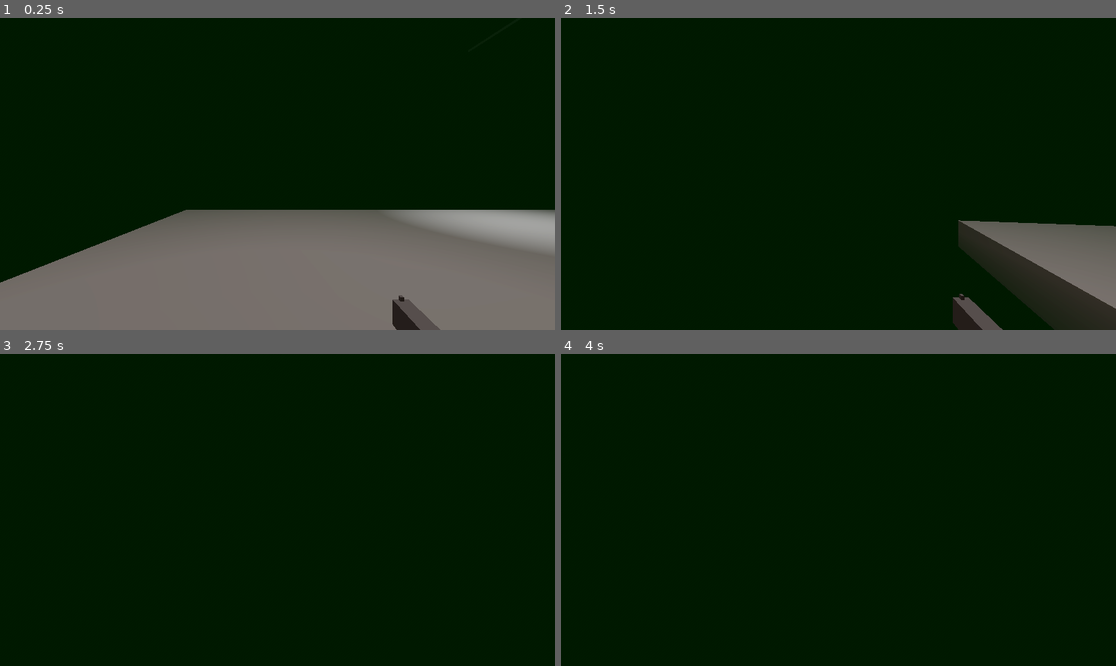
Above: before the commit, frames 1-4 (two rows, left to right).
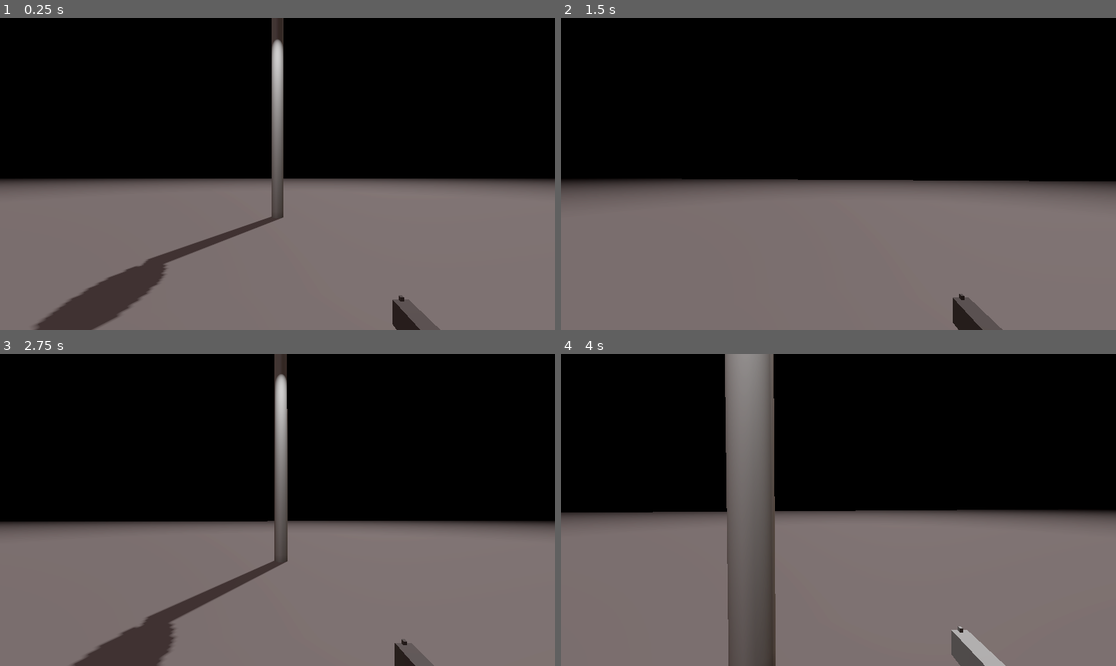
Above: after the commit, the same moments.

Repository: PixelizedGames/XZ-Rougue
Game: Godot game, scene res://level/tester.tscn
Two runs of this game, one before a commit and one after it. Both use one fixed random seed, a clock stepped at 60 frames per second and the inputs below.
Inputs (mouse positions are in pixels of both pictures, inside the frame that each line leads up to):
- Up to frame 1 (0.25 s): no input
- Up to frame 2 (1.5 s): move the mouse to (866, 174) at 0.52 s; hold A (a) 0.53-1.28 s; tap Space (jump) at 0.77 s; tap Ctrl (ctrl) at 0.8, 1.35 s; move the mouse to (810, 174) at 1.27 s
- Up to frame 3 (2.75 s): tap Space (jump) at 1.52 s; tap D (d) at 1.55 s; move the mouse to (288, 503) at 2.02 s; hold D (d) from 2.03 s (still down); tap S (s) at 2.3 s
- Up to frame 4 (4 s): move the mouse to (832, 516) at 2.77 s; release D (d) at 2.78 s; tap S (s) at 2.85 s; tap Space (jump) at 3.02, 3.77 s; tap W (w) at 3.05 s; move the mouse to (877, 513) at 3.52 s; hold W (w) from 3.53 s (still down); tap A (a) at 3.8 s

The runs differ from the first frame. In frame 1, 53% of the frame differs, in the area x 0-100%, y 0-100%; in frame 2, 78%; in frame 3, 81%; in frame 4, 83%.

Commit message:
lights

Diff:
--- a/level/tester.tscn
+++ b/level/tester.tscn
@@ -1,9 +1,11 @@
-[gd_scene load_steps=8 format=3 uid="uid://dt7kk78mdocxd"]
+[gd_scene load_steps=10 format=3 uid="uid://dt7kk78mdocxd"]
 
 [ext_resource type="Script" uid="uid://hsx2yw6ff17e" path="res://scripts/tester.gd" id="1_28obw"]
 [ext_resource type="PackedScene" uid="uid://cqljr0cnb8ux5" path="res://players/character_body_3d.tscn" id="1_du0rs"]
 [ext_resource type="PackedScene" uid="uid://baornnwev54qh" path="res://objects/box.tscn" id="2_1qem2"]
 [ext_resource type="PackedScene" uid="uid://dc6sj7fcr1yk6" path="res://objects/light.tscn" id="4_l4f2d"]
+[ext_resource type="PackedScene" uid="uid://cfn53jv4bc7ux" path="res://objects/light_pole.tscn" id="5_28obw"]
+[ext_resource type="PackedScene" uid="uid://ca5yvpl8qril5" path="res://players/enemy_guard.tscn" id="6_iy08k"]
 
 [sub_resource type="ProceduralSkyMaterial" id="ProceduralSkyMaterial_1qem2"]
 sky_top_color = Color(0.345475, 0.292224, 0.293744, 1)
@@ -20,12 +22,15 @@
 tonemap_mode = 2
 glow_enabled = true
 fog_enabled = true
-fog_light_color = Color(0.0479696, 0.245478, 0.0818514, 1)
+fog_light_color = Color(0, 0, 0, 1)
 fog_light_energy = 0.2
-fog_density = 0.1
+fog_density = 0.02
 fog_height = 1.0
 fog_height_density = 1.0
 volumetric_fog_enabled = true
+volumetric_fog_albedo = Color(0.051971, 0.051971, 0.051971, 1)
+volumetric_fog_emission = Color(0.277528, 0.277528, 0.277528, 1)
+volumetric_fog_detail_spread = 2.07053
 
 [node name="Tester" type="Node3D"]
 script = ExtResource("1_28obw")
@@ -42,7 +47,7 @@
 transform = Transform3D(1, 0, 0, 0, 1, 0, 0, 0, 1, 0, 1.94588, 0)
 
 [node name="box" parent="." instance=ExtResource("2_1qem2")]
-transform = Transform3D(77.4581, 0, 0, 0, 1, 0, 0, 0, 19.6548, 34.2736, 0, 0)
+transform = Transform3D(1391.55, 0, 0, 0, 1.16188, 0, 0, 0, 159.51, 81.0208, 0, 0)
 
 [node name="Timer" type="Timer" parent="."]
 wait_time = 5.0
@@ -50,29 +55,111 @@
 [node name="Timer2" type="Timer" parent="."]
 wait_time = 0.1
 
-[node name="light" parent="." instance=ExtResource("4_l4f2d")]
-transform = Transform3D(0.454686, 0, 0, 0, 0.106505, 0, 0, 0, 4.16351, 9.52696, 8.22417, -7.81639)
+[node name="box2" parent="." instance=ExtResource("2_1qem2")]
+transform = Transform3D(96.0781, 0, 0, 0, 0.677538, 0, 0, 0, 19.6548, 102.723, 9.49948, 0)
 
-[node name="light2" parent="." instance=ExtResource("4_l4f2d")]
-transform = Transform3D(0.454686, 0, 0, 0, 0.106505, 0, 0, 0, 4.16351, 18.5705, 8.22417, -7.81639)
+[node name="box3" parent="." instance=ExtResource("2_1qem2")]
+transform = Transform3D(99.5698, 0, 0, 0, 11.8055, 0, 0, 0, 0.951591, 104.168, 4.13123, -8.89685)
 
-[node name="light3" parent="." instance=ExtResource("4_l4f2d")]
-transform = Transform3D(0.454686, 0, 0, 0, 0.106505, 0, 0, 0, 4.16351, 9.52696, 8.22417, 7.66602)
+[node name="box4" parent="." instance=ExtResource("2_1qem2")]
+transform = Transform3D(99.5698, 0, 0, 0, 11.8055, 0, 0, 0, 0.951591, 104.168, 4.13123, 9.91491)
 
-[node name="light4" parent="." instance=ExtResource("4_l4f2d")]
-transform = Transform3D(0.454686, 0, 0, 0, 0.106505, 0, 0, 0, 4.16351, 18.5705, 8.22417, 7.66602)
+[node name="box5" parent="." instance=ExtResource("2_1qem2")]
+transform = Transform3D(1.69566, 0, 0, 0, 11.8055, 0, 0, 0, 20.8337, 153.759, 4.13123, 0.117405)
 
-[node name="light5" parent="." instance=ExtResource("4_l4f2d")]
-transform = Transform3D(0.454686, 0, 0, 0, 0.106505, 0, 0, 0, 4.16351, 31.534, 8.22417, -7.81639)
+[node name="lights" type="Node3D" parent="."]
 
-[node name="light6" parent="." instance=ExtResource("4_l4f2d")]
-transform = Transform3D(0.454686, 0, 0, 0, 0.106505, 0, 0, 0, 4.16351, 40.5775, 8.22417, -7.81639)
+[node name="light" parent="lights" instance=ExtResource("4_l4f2d")]
+transform = Transform3D(0.454686, 0, 0, 0, 0.106505, 0, 0, 0, 4.16351, 149.17, 8.9896, -5.95297)
+skeleton = NodePath("../..")
 
-[node name="light7" parent="." instance=ExtResource("4_l4f2d")]
-transform = Transform3D(0.454686, 0, 0, 0, 0.106505, 0, 0, 0, 4.16351, 31.534, 8.22417, 7.66602)
+[node name="light2" parent="lights" instance=ExtResource("4_l4f2d")]
+transform = Transform3D(0.454686, 0, 0, 0, 0.106505, 0, 0, 0, 4.16351, 149.17, 8.9896, 6.98997)
+skeleton = NodePath("../..")
 
-[node name="light8" parent="." instance=ExtResource("4_l4f2d")]
-transform = Transform3D(0.454686, 0, 0, 0, 0.106505, 0, 0, 0, 4.16351, 40.5775, 8.22417, 7.66602)
+[node name="light3" parent="lights" instance=ExtResource("4_l4f2d")]
+transform = Transform3D(0.454686, 0, 0, 0, 0.106505, 0, 0, 0, 4.16351, 131.442, 8.9896, -5.95297)
+skeleton = NodePath("../..")
+
+[node name="light4" parent="lights" instance=ExtResource("4_l4f2d")]
+transform = Transform3D(0.454686, 0, 0, 0, 0.106505, 0, 0, 0, 4.16351, 131.442, 8.9896, 6.98997)
+skeleton = NodePath("../..")
+
+[node name="light5" parent="lights" instance=ExtResource("4_l4f2d")]
+transform = Transform3D(0.454686, 0, 0, 0, 0.106505, 0, 0, 0, 4.16351, 115.997, 8.9896, -5.95297)
+skeleton = NodePath("../..")
+
+[node name="light6" parent="lights" instance=ExtResource("4_l4f2d")]
+transform = Transform3D(0.454686, 0, 0, 0, 0.106505, 0, 0, 0, 4.16351, 115.997, 8.9896, 6.98997)
+skeleton = NodePath("../..")
+
+[node name="light7" parent="lights" instance=ExtResource("4_l4f2d")]
+transform = Transform3D(0.454686, 0, 0, 0, 0.106505, 0, 0, 0, 4.16351, 98.2691, 8.9896, -5.95297)
+skeleton = NodePath("../..")
+
+[node name="light8" parent="lights" instance=ExtResource("4_l4f2d")]
+transform = Transform3D(0.454686, 0, 0, 0, 0.106505, 0, 0, 0, 4.16351, 98.2691, 8.9896, 6.98997)
+skeleton = NodePath("../..")
+
+[node name="light9" parent="lights" instance=ExtResource("4_l4f2d")]
+transform = Transform3D(0.454686, 0, 0, 0, 0.106505, 0, 0, 0, 4.16351, 80.5431, 8.9896, -5.95297)
+skeleton = NodePath("../..")
+
+[node name="light10" parent="lights" instance=ExtResource("4_l4f2d")]
+transform = Transform3D(0.454686, 0, 0, 0, 0.106505, 0, 0, 0, 4.16351, 80.5431, 8.9896, 6.98997)
+skeleton = NodePath("../..")
+
+[node name="light11" parent="lights" instance=ExtResource("4_l4f2d")]
+transform = Transform3D(0.454686, 0, 0, 0, 0.106505, 0, 0, 0, 4.16351, 62.8148, 8.9896, -5.95297)
+skeleton = NodePath("../..")
+
+[node name="light12" parent="lights" instance=ExtResource("4_l4f2d")]
+transform = Transform3D(0.454686, 0, 0, 0, 0.106505, 0, 0, 0, 4.16351, 62.8148, 8.9896, 6.98997)
+skeleton = NodePath("../..")
+
+[node name="light pole" parent="lights" instance=ExtResource("5_28obw")]
+transform = Transform3D(0.5, 0, 0, 0, 4.35963, 0, 0, 0, 0.5, 0, 4.86952, 7.91074)
+skeleton = NodePath("../..")
+
+[node name="light pole2" parent="lights" instance=ExtResource("5_28obw")]
+transform = Transform3D(0.5, 0, 0, 0, 4.35963, 0, 0, 0, 0.5, 13.9292, 4.86952, 7.91074)
+skeleton = NodePath("../..")
+
+[node name="light pole3" parent="lights" instance=ExtResource("5_28obw")]
+transform = Transform3D(0.5, 0, 0, 0, 4.35963, 0, 0, 0, 0.5, 28.57, 4.86952, 7.91074)
+skeleton = NodePath("../..")
+
+[node name="light pole4" parent="lights" instance=ExtResource("5_28obw")]
+transform = Transform3D(0.5, 0, 0, 0, 4.35963, 0, 0, 0, 0.5, 42.4992, 4.86952, 7.91074)
+skeleton = NodePath("../..")
+
+[node name="light pole5" parent="lights" instance=ExtResource("5_28obw")]
+transform = Transform3D(-0.5, 0, -4.37114e-08, 0, 4.35963, 0, 4.37114e-08, 0, -0.5, 0, 4.86952, -8.42241)
+skeleton = NodePath("../..")
+
+[node name="light pole6" parent="lights" instance=ExtResource("5_28obw")]
+transform = Transform3D(-0.5, 0, -4.37114e-08, 0, 4.35963, 0, 4.37114e-08, 0, -0.5, 13.9292, 4.86952, -8.42241)
+skeleton = NodePath("../..")
+
+[node name="light pole7" parent="lights" instance=ExtResource("5_28obw")]
+transform = Transform3D(-0.5, 0, -4.37114e-08, 0, 4.35963, 0, 4.37114e-08, 0, -0.5, 28.57, 4.86952, -8.42241)
+skeleton = NodePath("../..")
+
+[node name="light pole8" parent="lights" instance=ExtResource("5_28obw")]
+transform = Transform3D(-0.5, 0, -4.37114e-08, 0, 4.35963, 0, 4.37114e-08, 0, -0.5, 42.4992, 4.86952, -8.42241)
+skeleton = NodePath("../..")
+
+[node name="enemy guard" parent="." instance=ExtResource("6_iy08k")]
+transform = Transform3D(1, 0, 0, 0, 1, 0, 0, 0, 1, 147.215, 0, 0)
+
+[node name="enemy guard2" parent="." instance=ExtResource("6_iy08k")]
+transform = Transform3D(1, 0, 0, 0, 1, 0, 0, 0, 1, 147.215, 0, 2.87382)
+
+[node name="enemy guard3" parent="." instance=ExtResource("6_iy08k")]
+transform = Transform3D(1, 0, 0, 0, 1, 0, 0, 0, 1, 144.626, 0, 0)
+
+[node name="enemy guard4" parent="." instance=ExtResource("6_iy08k")]
+transform = Transform3D(1, 0, 0, 0, 1, 0, 0, 0, 1, 144.626, 0, 2.87382)
 
 [connection signal="timeout" from="Timer" to="." method="_on_timer_timeout"]
 [connection signal="timeout" from="Timer2" to="." method="_on_timer_2_timeout"]
--- a/objects/light.tscn
+++ b/objects/light.tscn
@@ -1,10 +1,9 @@
 [gd_scene load_steps=5 format=3 uid="uid://dc6sj7fcr1yk6"]
 
-[ext_resource type="Script" uid="uid://dxc3aw2auvh8n" path="res://light.gd" id="1_q1r0e"]
+[ext_resource type="Script" uid="uid://dxc3aw2auvh8n" path="res://scripts/light.gd" id="1_q1r0e"]
 
 [sub_resource type="StandardMaterial3D" id="StandardMaterial3D_d1ucm"]
 transparency = 1
-albedo_color = Color(1, 1, 1, 0.254902)
 
 [sub_resource type="BoxMesh" id="BoxMesh_o80vl"]
 material = SubResource("StandardMaterial3D_d1ucm")
@@ -21,9 +20,9 @@
 
 [node name="SpotLight3D" type="SpotLight3D" parent="."]
 transform = Transform3D(2.19932, 0, 0, 0, -1.19189e-08, 9.38833, 0, -0.272673, -4.10377e-07, 0, 0, 0)
-light_energy = 10.0
-spot_range = 15.0
-spot_angle = 33.5883
+light_energy = 2.0
+spot_range = 30.0
+spot_angle = 60.0
 
 [node name="Timer" type="Timer" parent="."]
 
--- /dev/null
+++ b/objects/light_pole.tscn
@@ -0,0 +1,32 @@
+[gd_scene load_steps=5 format=3 uid="uid://cfn53jv4bc7ux"]
+
+[ext_resource type="Script" uid="uid://mny7fw6gpgks" path="res://scripts/light_pole.gd" id="1_kig6k"]
+
+[sub_resource type="CylinderMesh" id="CylinderMesh_ao3h7"]
+
+[sub_resource type="CylinderShape3D" id="CylinderShape3D_kig6k"]
+
+[sub_resource type="SphereMesh" id="SphereMesh_bfpjk"]
+
+[node name="light pole" type="MeshInstance3D"]
+transform = Transform3D(0.5, 0, 0, 0, 4.35963, 0, 0, 0, 0.5, 0, 0, 0)
+mesh = SubResource("CylinderMesh_ao3h7")
+script = ExtResource("1_kig6k")
+
+[node name="StaticBody3D" type="StaticBody3D" parent="."]
+
+[node name="CollisionShape3D" type="CollisionShape3D" parent="StaticBody3D"]
+shape = SubResource("CylinderShape3D_kig6k")
+
+[node name="SpotLight3D" type="SpotLight3D" parent="."]
+transform = Transform3D(2, 0, 0, 0, -8.74228e-08, 0.229377, 0, -2, -7.62261e-07, 0, 0.88969, -2.42512)
+light_energy = 10.0
+spot_range = 11.4525
+
+[node name="MeshInstance3D" type="MeshInstance3D" parent="."]
+transform = Transform3D(1.98275, 0, 0, 0, 0.121629, 0, 0, 0, 4.23194, 0, 0.983625, -2.32652)
+mesh = SubResource("SphereMesh_bfpjk")
+
+[node name="Timer" type="Timer" parent="."]
+
+[connection signal="timeout" from="Timer" to="." method="_on_timer_timeout"]
--- /dev/null
+++ b/players/enemy_guard.tscn
@@ -0,0 +1,30 @@
+[gd_scene load_steps=7 format=3 uid="uid://ca5yvpl8qril5"]
+
+[ext_resource type="Script" uid="uid://cljqpaj7kw56g" path="res://scripts/enemy_guard.gd" id="1_vktuh"]
+
+[sub_resource type="StandardMaterial3D" id="StandardMaterial3D_vktuh"]
+albedo_color = Color(1, 0, 0, 1)
+
+[sub_resource type="CapsuleMesh" id="CapsuleMesh_dltxv"]
+material = SubResource("StandardMaterial3D_vktuh")
+
+[sub_resource type="CapsuleShape3D" id="CapsuleShape3D_x3j3m"]
+
+[sub_resource type="StandardMaterial3D" id="StandardMaterial3D_dltxv"]
+albedo_color = Color(0, 0.8, 1, 1)
+
+[sub_resource type="CapsuleMesh" id="CapsuleMesh_x3j3m"]
+material = SubResource("StandardMaterial3D_dltxv")
+
+[node name="enemy guard" type="CharacterBody3D"]
+script = ExtResource("1_vktuh")
+
+[node name="MeshInstance3D" type="MeshInstance3D" parent="."]
+mesh = SubResource("CapsuleMesh_dltxv")
+
+[node name="CollisionShape3D" type="CollisionShape3D" parent="."]
+shape = SubResource("CapsuleShape3D_x3j3m")
+
+[node name="MeshInstance3D2" type="MeshInstance3D" parent="."]
+transform = Transform3D(0.669322, 0, 0, 0, -6.86192e-05, 0.340811, 0, -0.231231, -0.000101138, 0, 0.365018, -0.361781)
+mesh = SubResource("CapsuleMesh_x3j3m")
--- a/project.godot
+++ b/project.godot
@@ -73,3 +73,8 @@
 "events": [Object(InputEventMouseButton,"resource_local_to_scene":false,"resource_name":"","device":-1,"window_id":0,"a …(253 unchanged characters)…
 ]
 }
+hack={
+"deadzone": 0.2,
+"events": [Object(InputEventMouseButton,"resource_local_to_scene":false,"resource_name":"","device":-1,"window_id":0,"alt_pressed":false,"shift_pressed":false,"ctrl_pressed":false,"meta_pressed":false,"button_mask":0,"position":Vector2(0, 0),"global_position":Vector2(0, 0),"factor":1.0,"button_index":9,"canceled":false,"pressed":false,"double_click":false,"script":null)
+]
+}
--- a/scripts/character_body_3d.gd
+++ b/scripts/character_body_3d.gd
@@ -3,6 +3,8 @@
 var SPEED = 9
 var PSReady = true
 var SPEEDY = 0
+var hack_g = 1
+var hack_s = 1
 const JUMP_VELOCITY = 5.0
 const MAX_LOOK_ANGLE = 90.0
 const MIN_LOOK_ANGLE = -90.0
@@ -15,6 +17,12 @@
 	Input.set_mouse_mode(Input.MOUSE_MODE_CAPTURED)
 
 func _physics_process(delta: float) -> void:
+	if Input.is_action_pressed("hack"):
+		hack_g = 0.1
+		hack_s = 3
+	else:
+		hack_g = 1
+		hack_s = 1
 	if Input.is_action_pressed("shoot"):
 		_spawn_bullet()
 	if Input.is_action_pressed("ctrl"):
@@ -36,7 +44,7 @@
 		$AudioStreamPlayer3D2.stop()
 
 	if not is_on_floor():
-		velocity += get_gravity() * 1.4 * delta
+		velocity += get_gravity() * hack_g * delta
 		SPEEDY = 3
 	if is_on_floor():
 		SPEEDY = 0
@@ -45,8 +53,8 @@
 	var input_dir := Input.get_vector("a", "d", "w", "s")
 	var direction := (transform.basis * Vector3(input_dir.x, 0, input_dir.y)).normalized()
 	if direction:
-		velocity.x = direction.x * (SPEED + SPEEDY)
-		velocity.z = direction.z * (SPEED + SPEEDY)
+		velocity.x = direction.x * (SPEED + (SPEEDY * hack_s))
+		velocity.z = direction.z * (SPEED + (SPEEDY * hack_s))
 	else:
 		velocity.x = move_toward(velocity.x, 0, SPEED)
 		velocity.z = move_toward(velocity.z, 0, SPEED)
--- /dev/null
+++ b/scripts/enemy_guard.gd
@@ -0,0 +1,22 @@
+extends CharacterBody3D
+
+const SPEED = 5.0
+const JUMP_VELOCITY = 4.5
+
+@onready var player = $"../player"
+
+func _physics_process(delta):
+	# Apply gravity
+	if not is_on_floor():
+		velocity.y += get_gravity().y * delta
+
+
+	# Face the player
+	look_at(player.global_transform.origin, Vector3.UP)
+
+	# Move forward in the facing direction
+	var direction = -transform.basis.z  # Forward vector
+	velocity.x = direction.x * SPEED
+	velocity.z = direction.z * SPEED
+
+	move_and_slide()
--- /dev/null
+++ b/scripts/light.gd
@@ -0,0 +1,24 @@
+extends MeshInstance3D
+
+@onready var timer = $Timer
+var light_is_on = true
+
+func _ready():
+	start_random_light_cycle()
+
+func start_random_light_cycle():
+	if light_is_on:
+		var wait = randf_range(1.0, 10.0)
+		timer.start(wait)
+	else:
+		var wait = 0.5
+		timer.start(wait)
+
+func _on_timer_timeout():
+	light_is_on = !light_is_on
+
+	if light_is_on:
+		$SpotLight3D.light_energy = 10.0
+	else:
+		$SpotLight3D.light_energy = 0.0
+	start_random_light_cycle()
--- a/light.gd
+++ b/scripts/light_pole.gd
@@ -9,19 +9,16 @@
 func start_random_light_cycle():
 	if light_is_on:
 		var wait = randf_range(1.0, 10.0)
-		print("Light ON for", wait)
 		timer.start(wait)
 	else:
 		var wait = 0.5
-		print("Light OFF for", wait)
 		timer.start(wait)
 
 func _on_timer_timeout():
 	light_is_on = !light_is_on
 
 	if light_is_on:
-		$SpotLight3D.light_energy = 10.0
+		$SpotLight3D.light_energy = 2.0
 	else:
 		$SpotLight3D.light_energy = 0.0
- # This print line is okay!
 	start_random_light_cycle()
Not shown, added: scripts/enemy_guard.gd.uid
Renamed: light.gd.uid -> scripts/light.gd.uid
Not shown, added: scripts/light_pole.gd.uid
